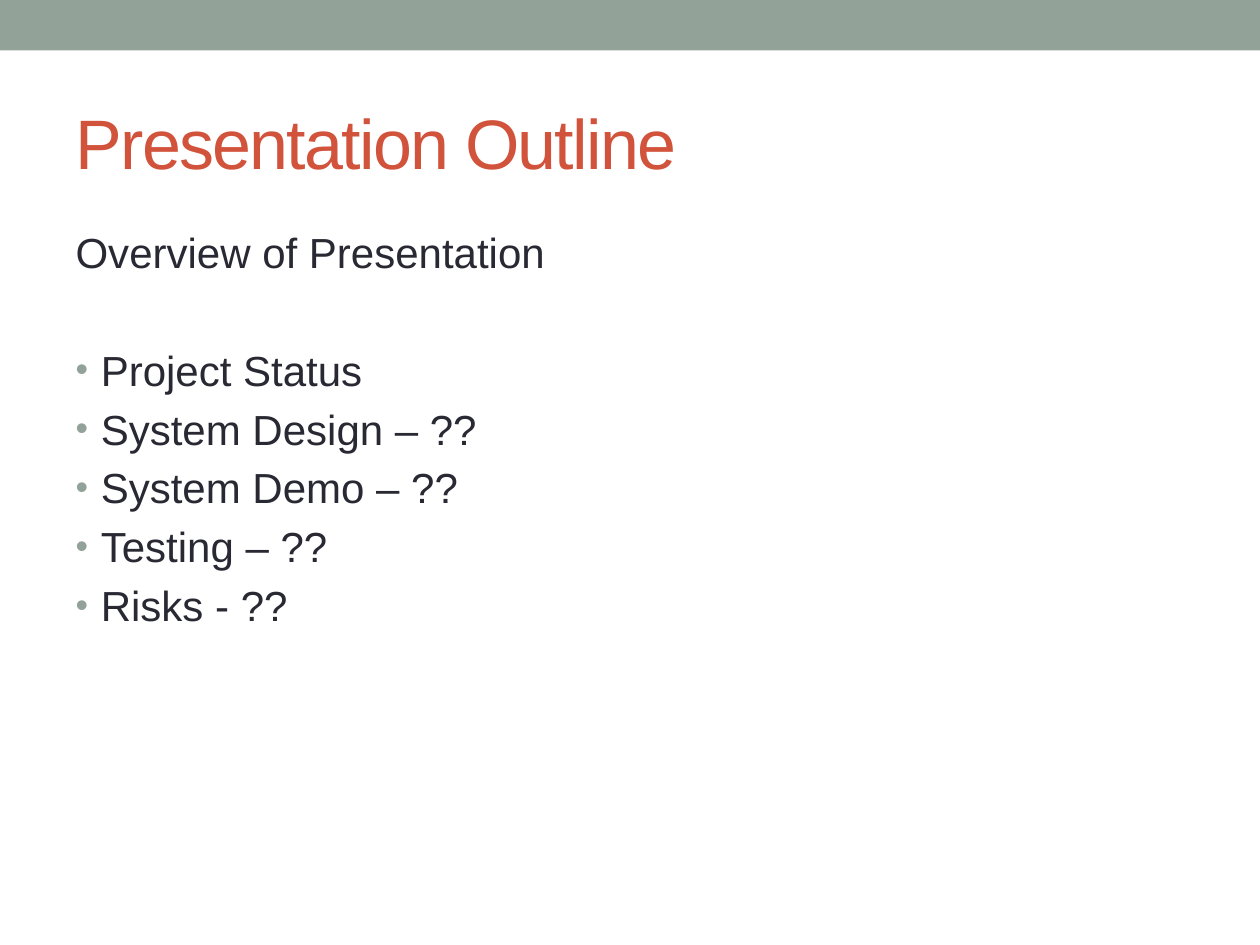
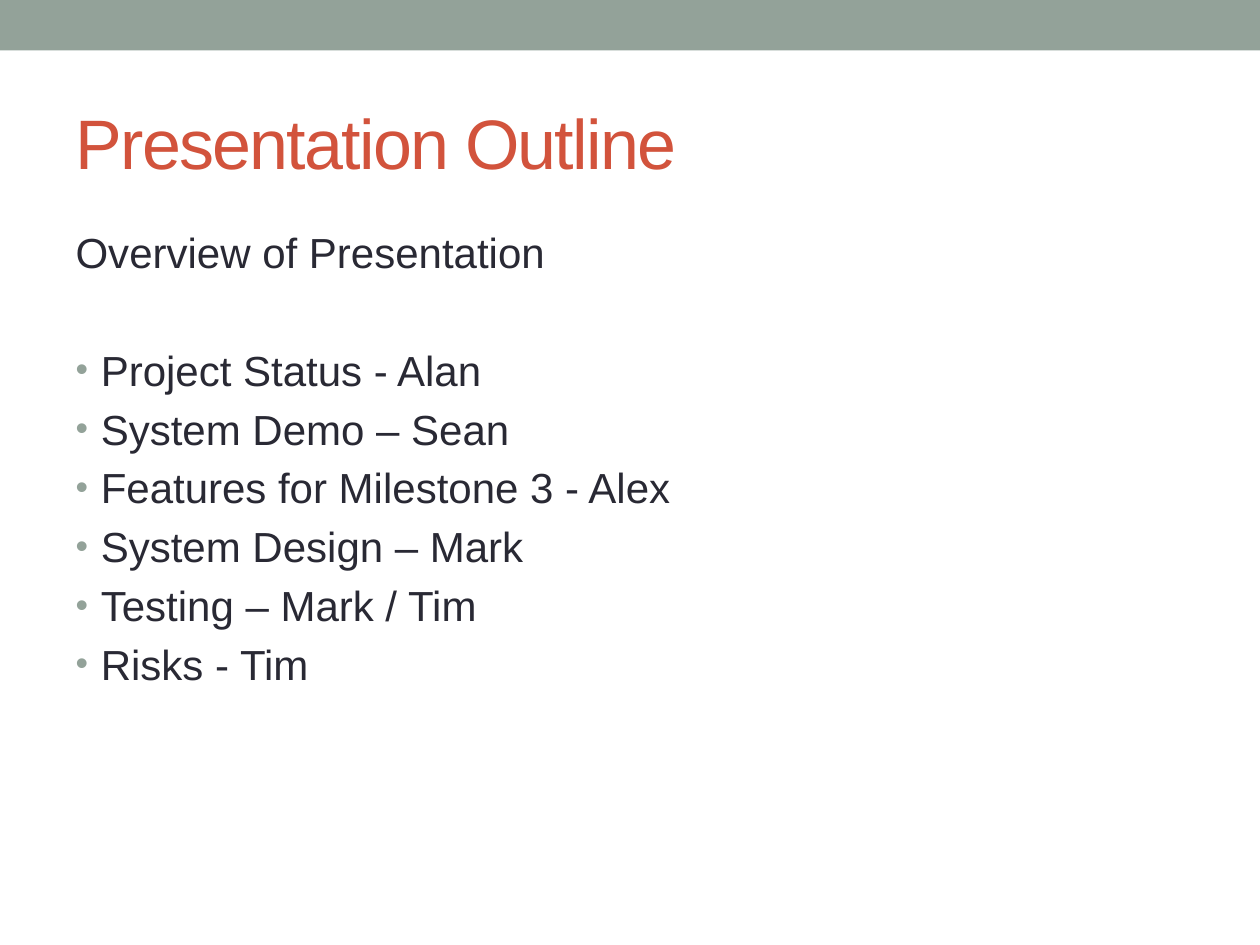
Before and after one commit to massfords/we99, a slide deck: slide 3 of docs/Presentations/WestEastMilestone2Presentation_v1.pptx. Drawn at 1260x945 pixels with LibreOffice and Linux fonts; fonts in the diff are those of the drawing. Boxes give left, top, right and bottom in pixels: in the first picture for what was removed or moved away, otherwise in the second. Text is boxed around its words. In the diff, an @@ line names an element or a change of style, - is before the commit and + after.

Commit message:
Changes to Milestone2Presentation

```diff
--- a/docs/Presentations/WestEastMilestone2Presentation_v1.pptx
+++ b/docs/Presentations/WestEastMilestone2Presentation_v1.pptx
@@ text at box(101, 355, 670, 681): text changed @@
-• Project Status
-• System Design – ??
-• System Demo – ??
-• Testing – ??
-• Risks - ??
+• Project Status - Alan
+• System Demo – Sean
+• Features for Milestone 3 - Alex
+• System Design – Mark
+• Testing – Mark / Tim
+• Risks - Tim
```
Also in this commit, not shown: 3 other slides changed, 5 slides added, 2 slides removed.
